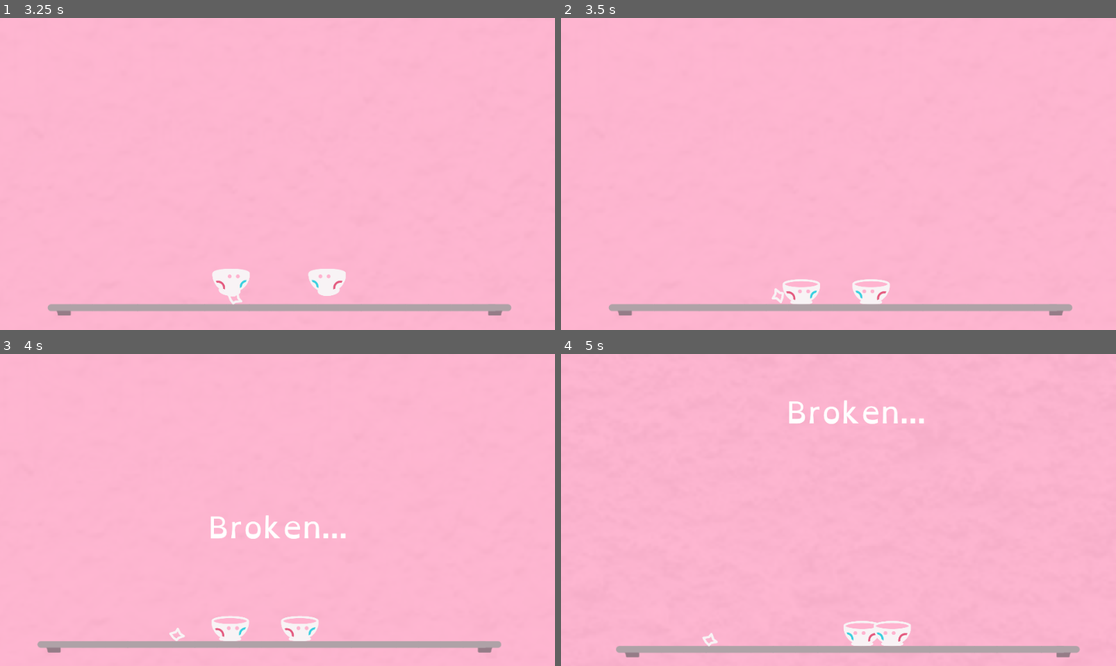
Above: before the commit, frames 1-4 (two rows, left to right).
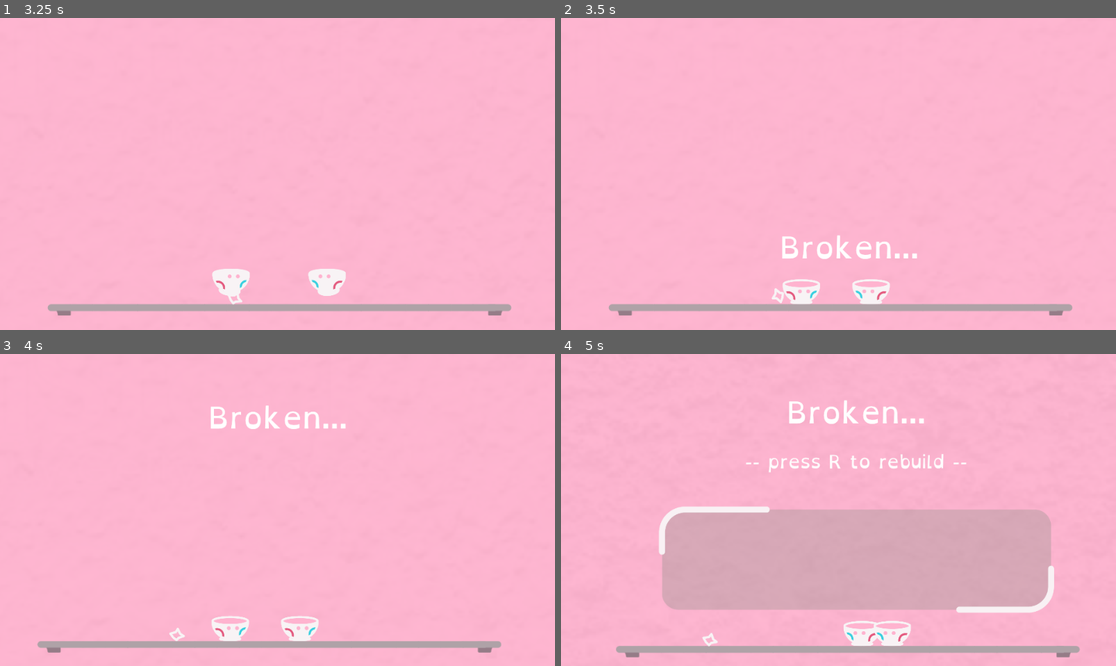
Above: after the commit, the same moments.

Repository: TrueNarwhak/Glassware
Game: Godot game, scene res://rooms/Controller.tscn
Two runs of this game, one before a commit and one after it. Both use one fixed random seed, a clock stepped at 60 frames per second and the inputs below.
Inputs (mouse positions are in pixels of both pictures, inside the frame that each line leads up to):
- Up to frame 1 (3.25 s): tap Enter (ui_accept) at 0.5 s; move the mouse to (399, 158) at 0.52 s; hold D (move_right) 0.53-2.03 s; click (399, 158) at 0.6 s; tap Space (jump) at 0.77, 1.07, 1.52, 1.82, 3.02 s; move the mouse to (166, 189) at 1.27 s; click (166, 189) at 1.35 s; move the mouse to (333, 105) at 2.02 s; hold A (move_left) 2.03-2.78 s; click (333, 105) at 2.1 s; move the mouse to (249, 236) at 2.77 s; hold D (move_right) from 2.78 s (still down); click (249, 236) at 2.85 s
- Up to frame 2 (3.5 s): keep holding D (move_right); tap Space (jump) at 3.32 s
- Up to frame 3 (4 s): keep holding D (move_right); move the mouse to (444, 556) at 3.52 s; click (444, 556) at 3.6 s; tap Space (jump) at 3.77 s
- Up to frame 4 (5 s): tap Space (jump) at 4.07, 4.52, 4.82 s; move the mouse to (672, 463) at 4.27 s; release D (move_right) at 4.28 s; hold A (move_left) from 4.28 s (still down); click (672, 463) at 4.35 s

Frame 1 is identical in both runs. In frame 2, 0.6% of the frame differs, in the area x 39-65%, y 69-78%; in frame 3, 1.1%; in frame 4, 23%, in the area x 17-89%, y 32-83%.

Commit message:
Stat fixes

Diff:
--- a/Glass Like/objects/Player.tscn
+++ b/Glass Like/objects/Player.tscn
@@ -31,6 +31,11 @@
 "name": "Walk",
 "speed": 6.0
 }, {
+"frames": [ ExtResource( 6 ) ],
+"loop": true,
+"name": "Jump",
+"speed": 5.0
+}, {
 "frames": [ ExtResource( 4 ) ],
 "loop": true,
 "name": "Shatter",
@@ -39,11 +44,6 @@
 "frames": [ ExtResource( 7 ) ],
 "loop": true,
 "name": "Fall",
-"speed": 5.0
-}, {
-"frames": [ ExtResource( 6 ) ],
-"loop": true,
-"name": "Jump",
 "speed": 5.0
 } ]
 
@@ -97,13 +97,13 @@
 [node name="BatWingsL" type="AnimatedSprite" parent="BatWings"]
 position = Vector2( 7, -10 )
 frames = SubResource( 4 )
-frame = 1
+frame = 3
 playing = true
 
 [node name="BatWingsR" type="AnimatedSprite" parent="BatWings"]
 position = Vector2( 239, -10 )
 frames = SubResource( 4 )
-frame = 1
+frame = 3
 playing = true
 flip_h = true
 
@@ -118,7 +118,7 @@
 one_shot = true
 
 [node name="StatTimer" type="Timer" parent="."]
-wait_time = 1.8
+wait_time = 1.4
 one_shot = true
 
 [node name="WateringCanTimer" type="Timer" parent="."]
--- a/Glass Like/rooms/Menus/RunStats.tscn
+++ b/Glass Like/rooms/Menus/RunStats.tscn
@@ -54,6 +54,30 @@
 "update": 0,
 "values": [ Vector2( 0, 104 ), Vector2( 0, 0 ) ]
 }
+tracks/3/type = "value"
+tracks/3/path = NodePath("FadeIn:visible")
+tracks/3/interp = 1
+tracks/3/loop_wrap = true
+tracks/3/imported = false
+tracks/3/enabled = true
+tracks/3/keys = {
+"times": PoolRealArray( 0, 1.2 ),
+"transitions": PoolRealArray( 1, 1 ),
+"update": 1,
+"values": [ false, true ]
+}
+tracks/4/type = "value"
+tracks/4/path = NodePath("Come:visible")
+tracks/4/interp = 1
+tracks/4/loop_wrap = true
+tracks/4/imported = false
+tracks/4/enabled = true
+tracks/4/keys = {
+"times": PoolRealArray( 0, 0.1 ),
+"transitions": PoolRealArray( 1, 1 ),
+"update": 1,
+"values": [ false, true ]
+}
 
 [sub_resource type="Animation" id=4]
 length = 0.001
@@ -93,6 +117,30 @@
 "update": 0,
 "values": [ Vector2( 0, 0 ) ]
 }
+tracks/3/type = "value"
+tracks/3/path = NodePath("FadeIn:visible")
+tracks/3/interp = 1
+tracks/3/loop_wrap = true
+tracks/3/imported = false
+tracks/3/enabled = true
+tracks/3/keys = {
+"times": PoolRealArray( 0 ),
+"transitions": PoolRealArray( 1 ),
+"update": 0,
+"values": [ false ]
+}
+tracks/4/type = "value"
+tracks/4/path = NodePath("Come:visible")
+tracks/4/interp = 1
+tracks/4/loop_wrap = true
+tracks/4/imported = false
+tracks/4/enabled = true
+tracks/4/keys = {
+"times": PoolRealArray( 0 ),
+"transitions": PoolRealArray( 1 ),
+"update": 0,
+"values": [ false ]
+}
 
 [node name="RunStats" type="Node2D"]
 script = ExtResource( 6 )
@@ -108,6 +156,7 @@
 }
 
 [node name="Come" type="Node2D" parent="Control"]
+visible = false
 position = Vector2( -120, 52 )
 
 [node name="Broken" type="Label" parent="Control/Come"]
@@ -124,6 +173,7 @@
 }
 
 [node name="FadeIn" type="Node2D" parent="Control"]
+visible = false
 
 [node name="Broken2" type="Label" parent="Control/FadeIn"]
 anchor_left = 0.5
